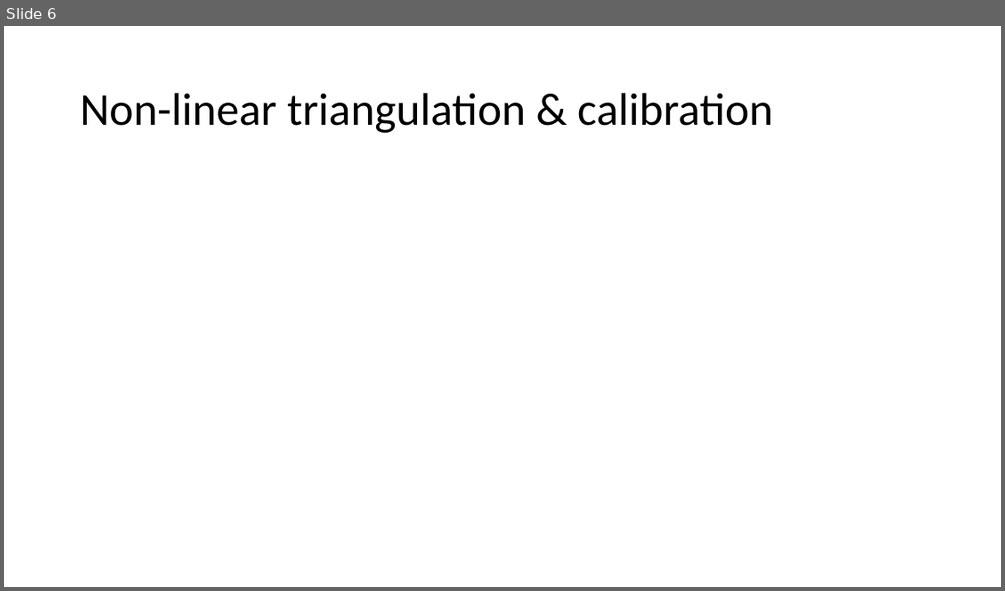
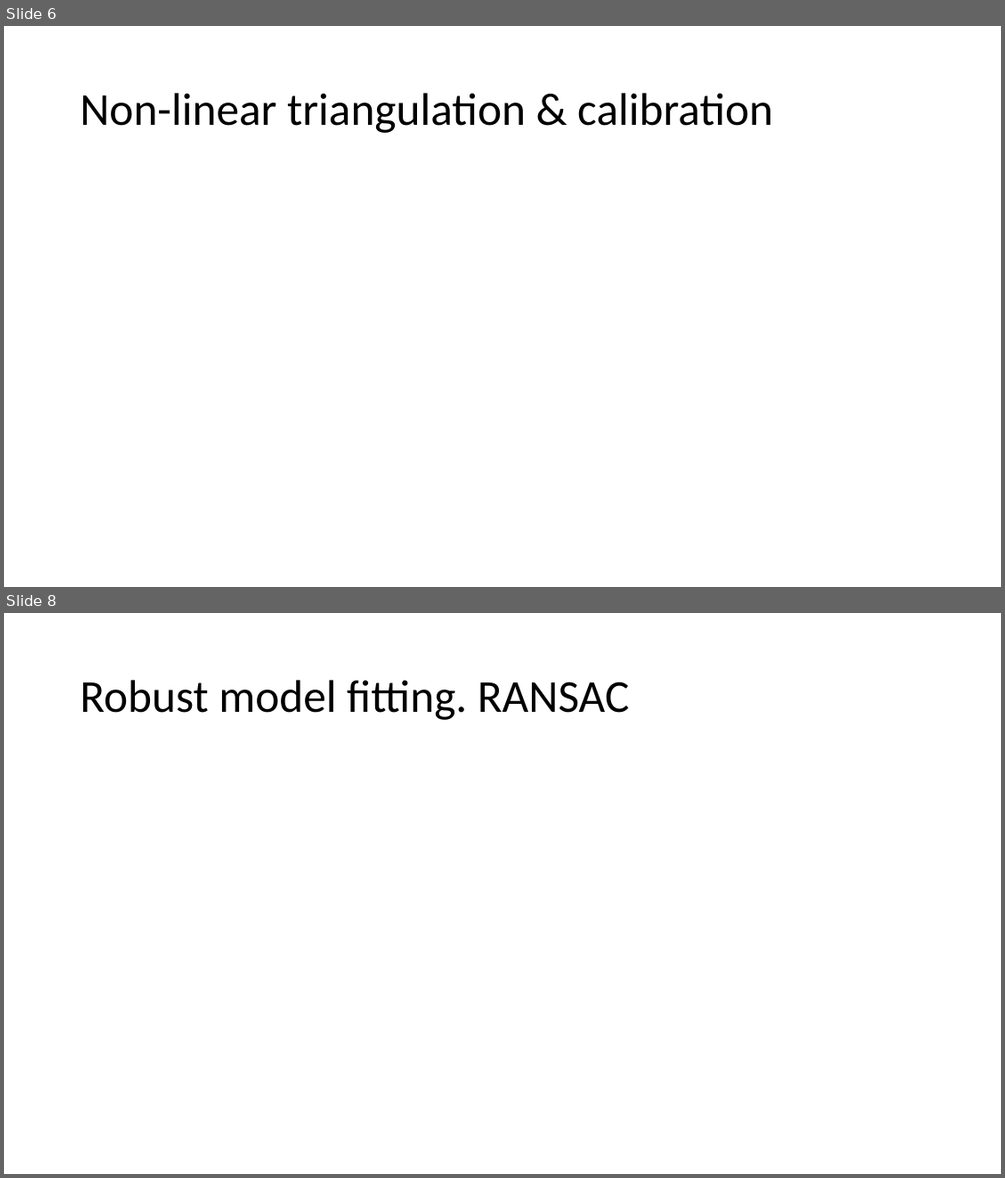
Before and after one commit to gitglob/02504-Computer-Vision, a slide deck: exam/presentation.pptx. Shown one above the other, each under a label of ours: slide 6 before the commit, slides 6 and 8 after it; the slides between them are not shown. The pictures are 1005x591 and 1005x1178 pixels, drawn with LibreOffice and Linux fonts; fonts in the diff are those of the drawing. Boxes give left, top, right and bottom in pixels: in the first picture for what was removed or moved away, otherwise in the second. Text is boxed around its words. In the diff, an @@ line names an element or a change of style, - is before the commit and + after.

Commit message:
ex7 line ransac

```diff
--- a/exam/presentation.pptx
+++ b/exam/presentation.pptx
@@ slide 8 added at [4,613,1001,1174], background #FFFFFF @@
@@ title added at [80,680,630,720], 44 pt, text #000000 @@
+Robust model fitting. RANSAC
```
Also in this commit, not shown: 1 other slide added, 3 other files.
